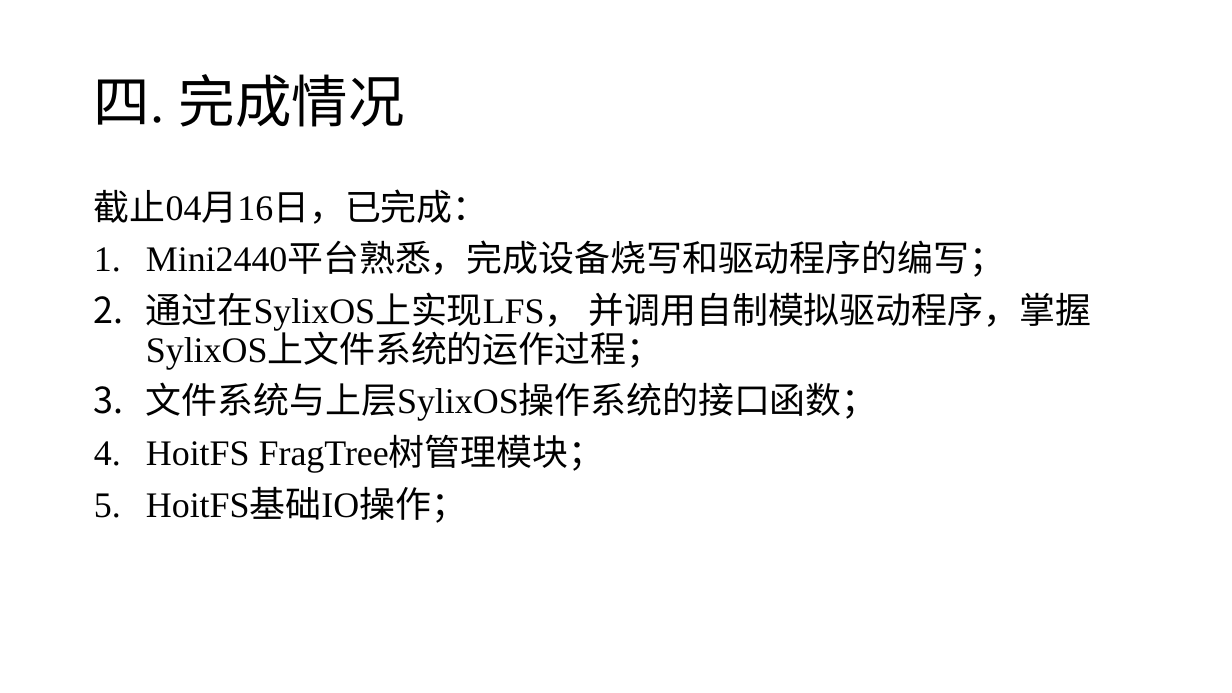
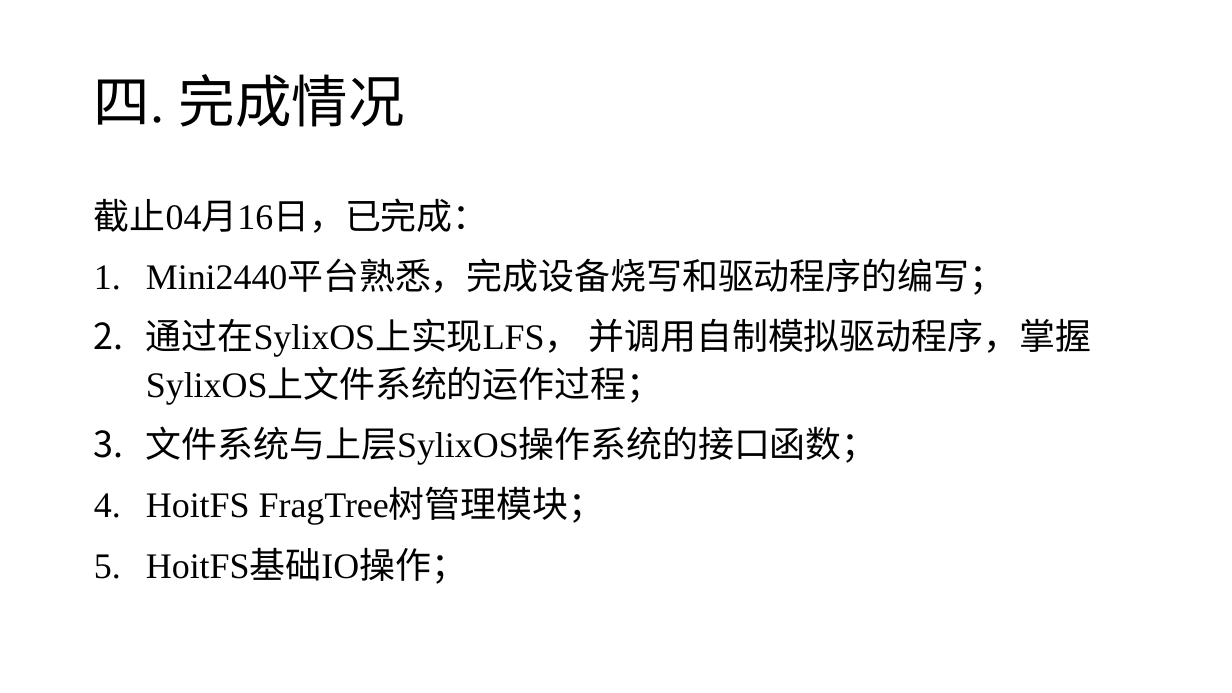
Before and after one commit to Hoit-23o2/HoitOS, a slide deck: slide 14 of Records/Files/PPT/hoitfs-middle-stage-presentation.pptx. Drawn at 1232x693 pixels with LibreOffice and Linux fonts; fonts in the diff are those of the drawing. Boxes give left, top, right and bottom in pixels: in the first picture for what was removed or moved away, otherwise in the second. Text is boxed around its words. In the diff, an @@ line names an element or a change of style, - is before the commit and + after.

```diff
--- a/Records/Files/PPT/hoitfs-middle-stage-presentation.pptx
+++ b/Records/Files/PPT/hoitfs-middle-stage-presentation.pptx
@@ text "截止04月16日，已完成：" at <box>94,198,1091,584</box>: line spacing 0.9 to 1.1 @@
```
Also in this commit, not shown: 2 other slides changed, 7 other files.
